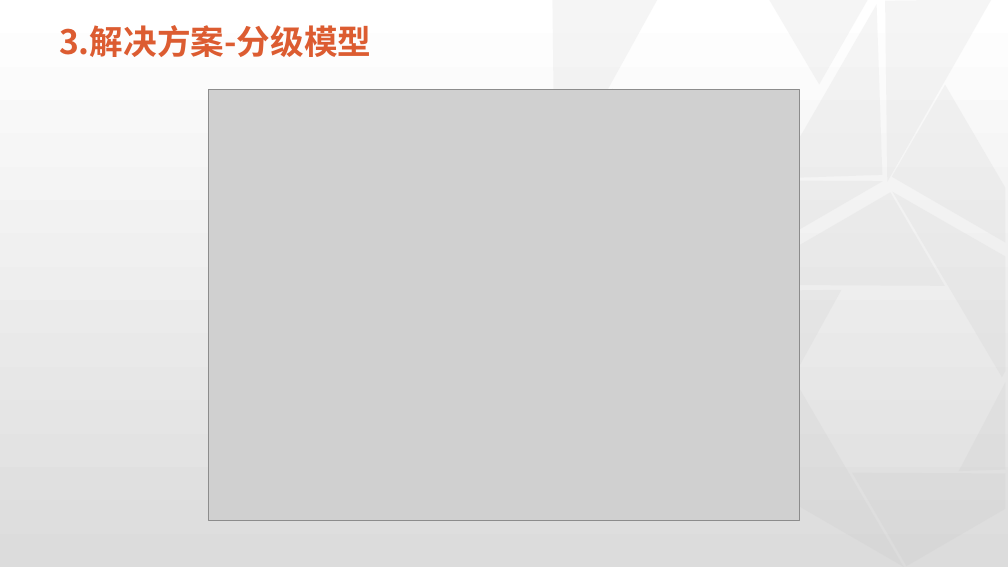
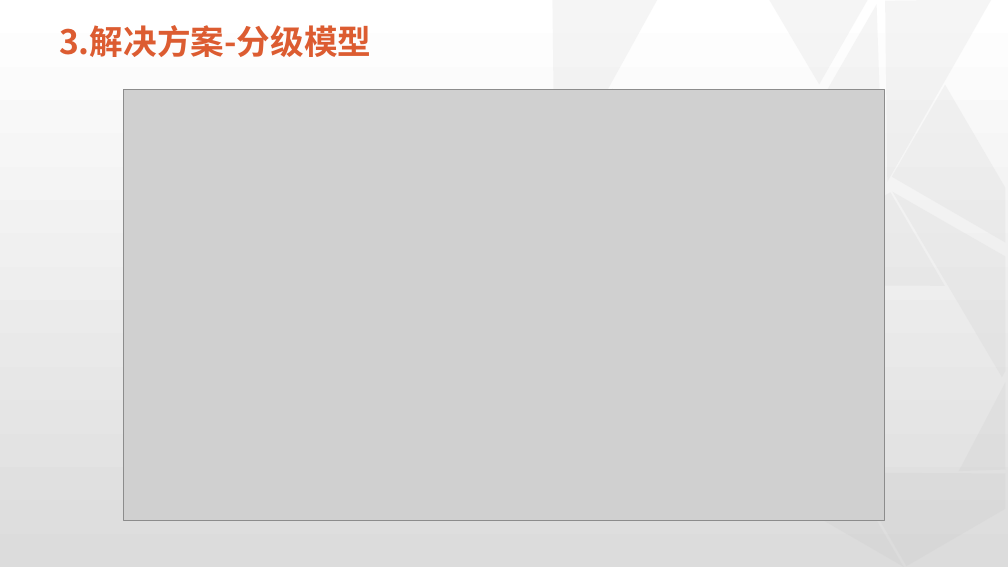
Before and after one commit to physicsLoveJava/java-miscellaneous, a slide deck: slide 10 of tech-interview/a-task/实习总结-07-26.pptx (slide 13 before the commit). Drawn at 1008x567 pixels with LibreOffice and Linux fonts; fonts in the diff are those of the drawing; grey boxes stand for pictures; background and template pictures are left out. Boxes give left, top, right and bottom in pixels: in the first picture for what was removed or moved away, otherwise in the second. Text is boxed around its words. In the diff, an @@ line names an element or a change of style, - is before the commit and + after.

```diff
--- a/tech-interview/a-task/实习总结-07-26.pptx
+++ b/tech-interview/a-task/实习总结-07-26.pptx
@@ picture: place and size @@
-picture at box(209, 89, 800, 520)
+picture at box(124, 89, 885, 520)
@@ right triangle removed at box(735, 290, 844, 479) @@
```
Also in this commit, not shown: 7 other slides changed, 1 slide added, 4 slides removed.
